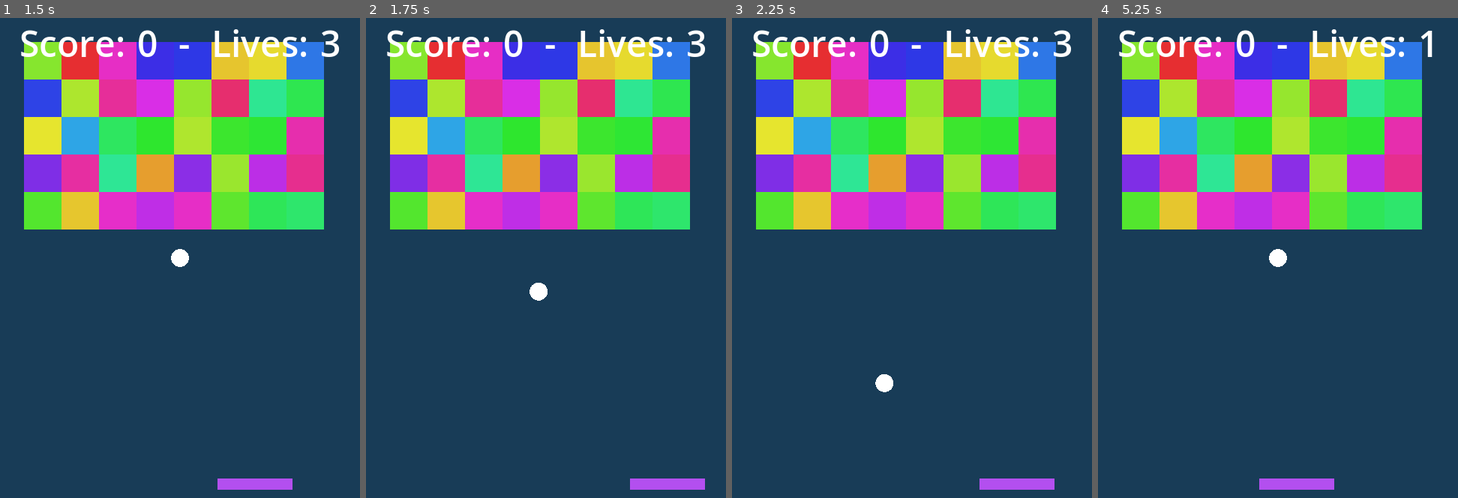
Above: before the commit, frames 1-4 (left to right).
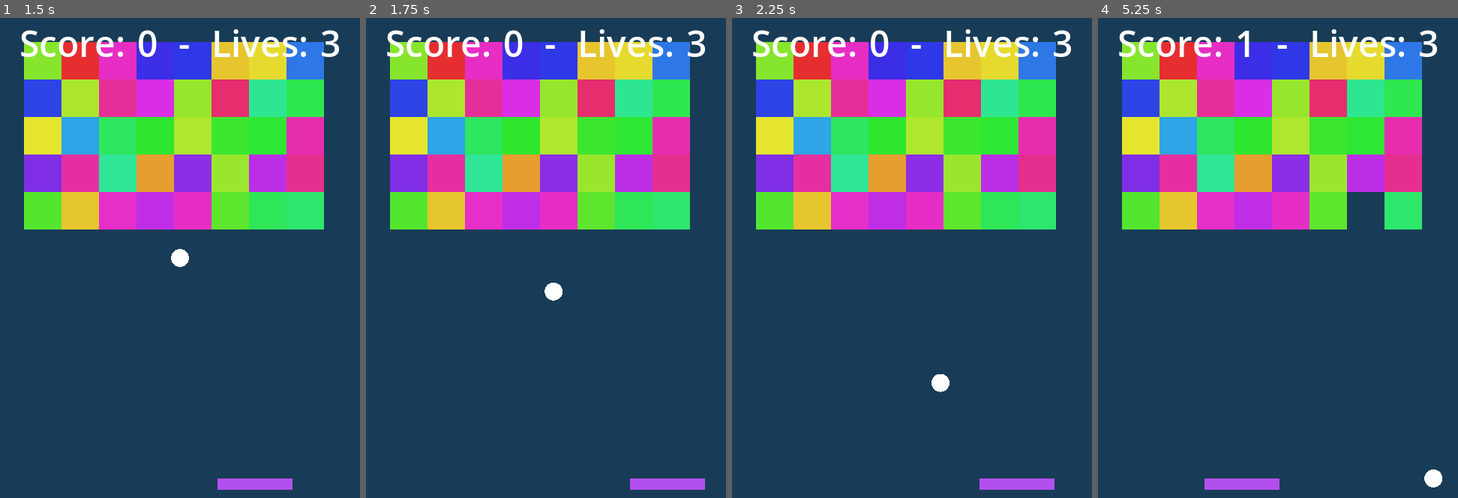
Above: after the commit, the same moments.

Repository: pozbliz/godot_breakout
Game: Godot game, scene res://main.tscn
Two runs of this game, one before a commit and one after it. Both use one fixed random seed, a clock stepped at 60 frames per second and the inputs below.
Inputs:
- Up to frame 1 (1.5 s): click "Reset Game" at 0.5 s; tap Enter at 1.25 s; hold Right (move_right) from 1.28 s (still down)
- Up to frame 2 (1.75 s): keep holding Right (move_right)
- Up to frame 3 (2.25 s): release Right (move_right) at 2.03 s; hold Left (move_left) from 2.03 s (still down)
- Up to frame 4 (5.25 s): release Left (move_left) at 2.78 s; hold Right (move_right) 2.78-4.28 s; hold Left (move_left) from 4.28 s (still down)

Frame 1 is identical in both runs. In frame 2, 0.3% of the frame differs, in the area x 45-55%, y 55-59%; in frame 3, 0.3%; in frame 4, 2.2%, in the area x 29-96%, y 2-99%.

Commit message:
feat: change ball speed to change only with block kills instead of all bounces, and also to maintain its speed between rounds

Diff:
--- a/ball.gd
+++ b/ball.gd
@@ -2,7 +2,7 @@
 
 
 @onready var direction: Vector2 = Vector2.ZERO
-@onready var speed := 250.0
+var speed := 250.0
 var game_started := false
 
 const SPEED_INCREASE := 5.0  # in %
@@ -15,6 +15,7 @@
 
 func _ready() -> void:
 	process_mode = Node.PROCESS_MODE_PAUSABLE
+	speed = 250.0
 
 func _physics_process(delta):
 	if not game_started:
@@ -31,19 +32,19 @@
 		var collider = collision.get_collider()
 
 		if collider and collider.is_in_group("blocks"):
-			speed = min(speed * increase_factor, MAX_SPEED)
 			enemy_hit.emit()
 			if collider.has_method("kill_block"):
 				collider.kill_block()
+				speed = min(speed * increase_factor, MAX_SPEED)
 
 func _draw():
 	draw_circle(Vector2.ZERO, BALL_RADIUS, BALL_COLOR)
 
 func start(pos):
 	position = pos
-	speed = 250
 	direction = Vector2.ZERO
 	await get_tree().create_timer(1).timeout
 	game_started = true
 	direction.y = 1
 	direction.x = randf_range(-0.7, 0.7)
+	print("speed: ", speed)
--- a/main.gd
+++ b/main.gd
@@ -9,7 +9,6 @@
 
 func _ready() -> void:
 	$PlayerGoal.body_entered.connect(_on_player_goal_body_entered)
-	$Ball.enemy_hit.connect(_on_block_enemy_hit)
 	$MainMenu/VBoxContainer/StartGameButton.pressed.connect(_on_start_game_button_pressed)
 	$MainMenu/VBoxContainer/ExitGameButton.pressed.connect(_on_exit_game_button_pressed)
 	$MainMenu/VBoxContainer/ResetGameButton.pressed.connect(_on_reset_game_button_pressed)
@@ -55,9 +54,14 @@
 	$MainMenu.hide()
 	$HUD.show()
 	get_tree().paused = false
-	$HUD/HBoxContainer/ScoreValue.text = str(0)
+	player_score = 0
 	player_life = 3
+	$HUD.update_player_score(player_score)
 	$HUD.update_lives(player_life)
+	var ball = ball_scene.instantiate()
+	add_child(ball)
+	ball.add_to_group("ball")
+	$Ball.enemy_hit.connect(_on_block_enemy_hit)
 	new_round()
 	spawn_blocks()
 
@@ -83,6 +87,8 @@
 func delete_all_blocks():
 	for block in get_tree().get_nodes_in_group("blocks"):
 		block.queue_free()
+	for ball in get_tree().get_nodes_in_group("ball"):
+		ball.queue_free()
 
 func _on_block_enemy_hit():
 	if scoring:
--- a/main.tscn
+++ b/main.tscn
@@ -26,8 +26,6 @@
 
 [node name="Walls" parent="." instance=ExtResource("5_lquwl")]
 
-[node name="Ball" parent="." instance=ExtResource("4_1bvp3")]
-
 [node name="PlayerGoal" parent="." instance=ExtResource("6_5vw27")]
 position = Vector2(240, 635)
 
